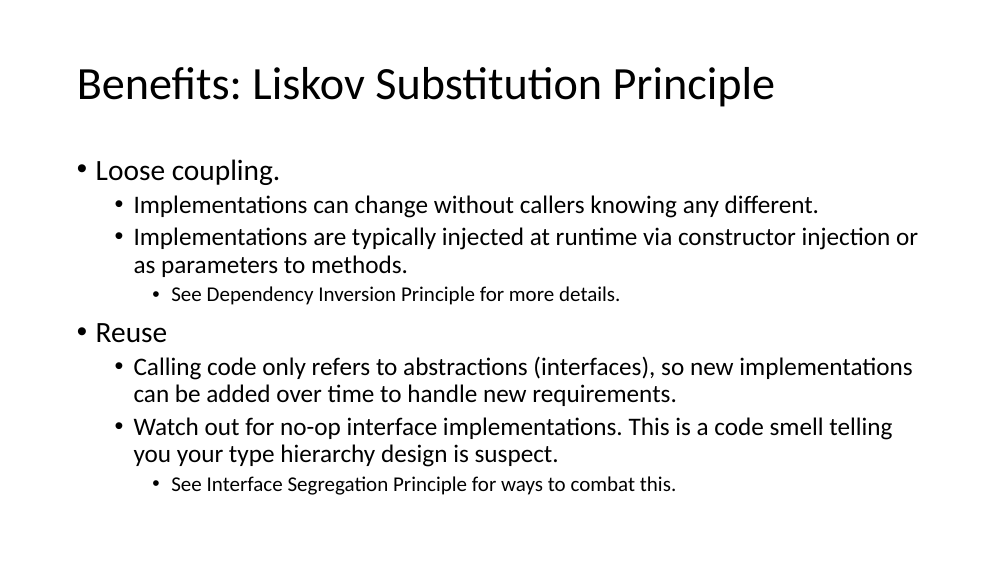
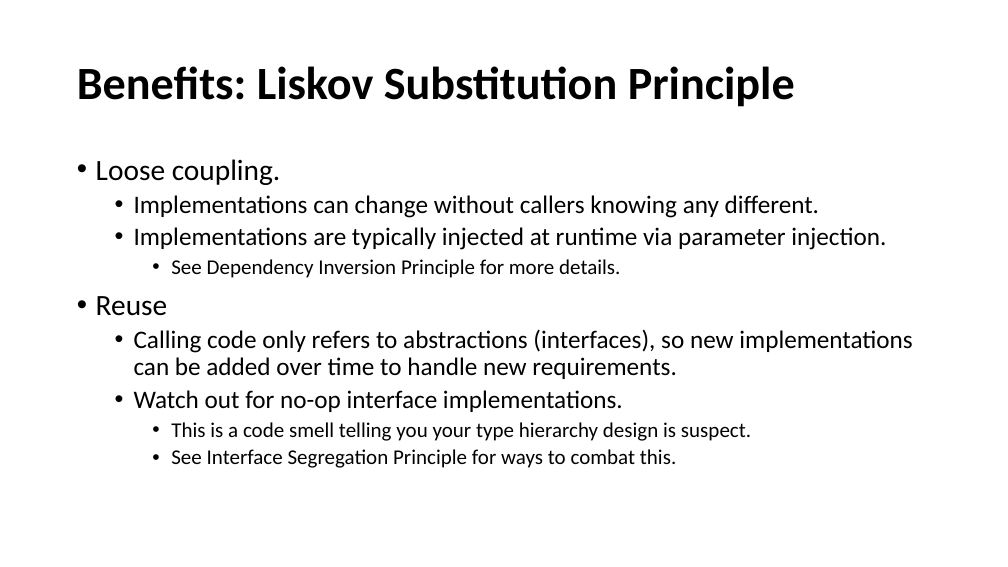
Before and after one commit to cebartling/test-driven, a slide deck: slide 9 of presentations/SOLID Design Principles.pptx (slide 8 before the commit). Drawn at 1008x567 pixels with LibreOffice and Linux fonts; fonts in the diff are those of the drawing. Boxes give left, top, right and bottom in pixels: in the first picture for what was removed or moved away, otherwise in the second. Text is boxed around its words. In the diff, an @@ line names an element or a change of style, - is before the commit and + after.

Commit message:
SOLID Principles presentation update

```diff
--- a/presentations/SOLID Design Principles.pptx
+++ b/presentations/SOLID Design Principles.pptx
@@ title "Benefits: Liskov Substitution Principle" at [77,66,795,107]: bold on @@
@@ text at [134,227,886,250]: text changed @@
-  • Implementations are typically injected at runtime via constructor injection or as parameters to methods.
+  • Implementations are typically injected at runtime via parameter injection.
@@ text at [134,390,751,441]: text changed; size 24 to 20 pt @@
-  • Watch out for no-op interface implementations. This is a code smell telling you your type hierarchy design is suspect.
+  • Watch out for no-op interface implementations.
+    • This is a code smell telling you your type hierarchy design is suspect.
```
Also in this commit, not shown: 10 other slides changed, 1 slide added.
